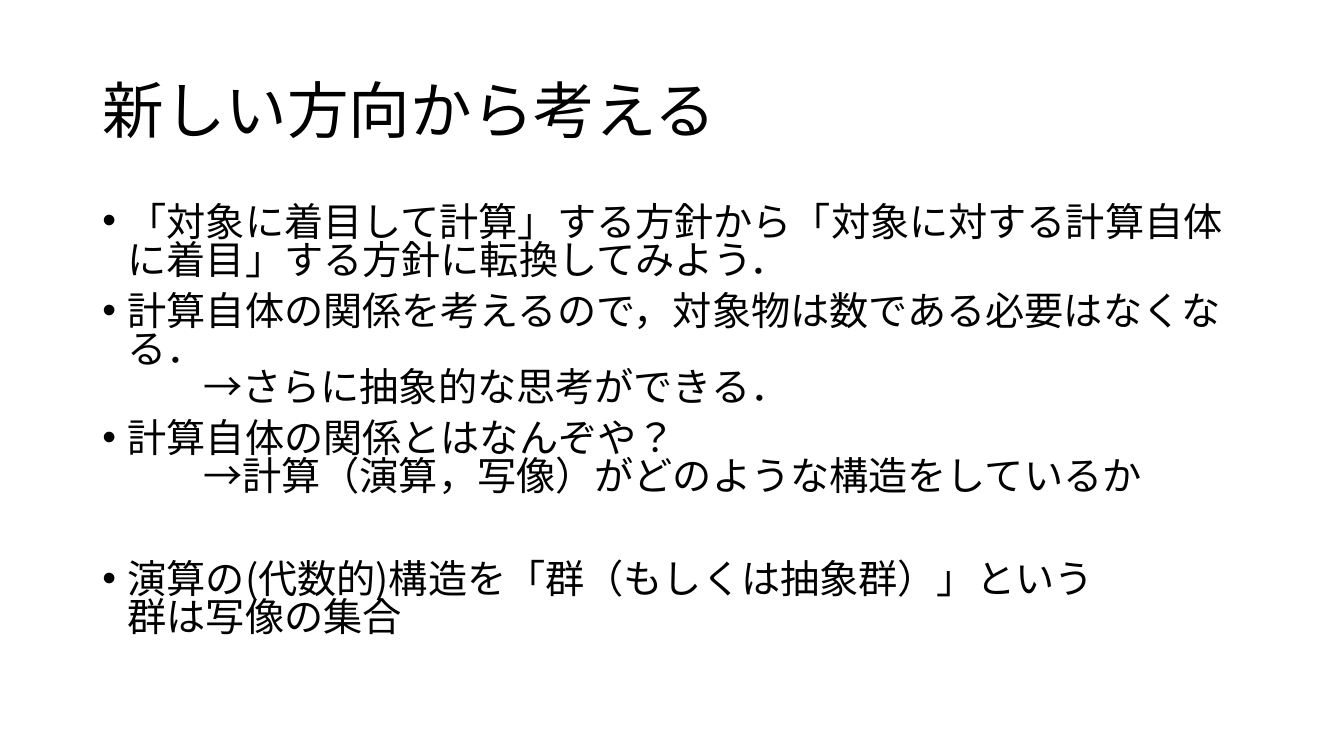
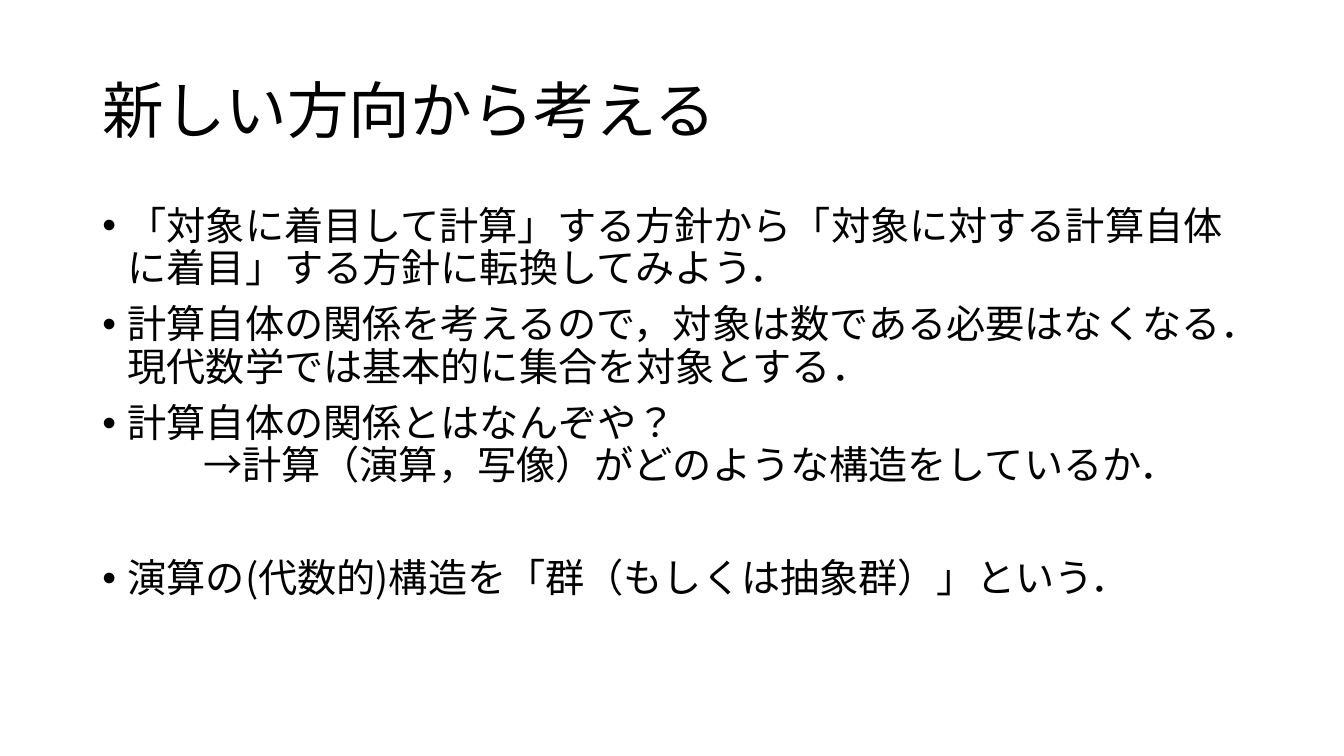
Before and after one commit to math-er/hyperbolic-space, a slide deck: slide 3 of 群の気持ち.pptx. Drawn at 1344x756 pixels with LibreOffice and Linux fonts; fonts in the diff are those of the drawing. Boxes give left, top, right and bottom in pixels: in the first picture for what was removed or moved away, otherwise in the second. Text is boxed around its words. In the diff, an @@ line names an element or a change of style, - is before the commit and + after.

```diff
--- a/群の気持ち.pptx
+++ b/群の気持ち.pptx
@@ text at (128,206,1223,286): line spacing 0.8 to 0.9 @@
@@ text at (128,305,1260,600): text changed @@
-• 計算自体の関係を考えるので，対象物は数である必要はなくなる．
-  →さらに抽象的な思考ができる．
-• 計算自体の関係とはなんぞや？
-  →計算（演算，写像）がどのような構造をしているか
-• 演算の(代数的)構造を「群（もしくは抽象群）」という
-  群は写像の集合
+• 計算自体の関係を考えるので，対象は数である必要はなくなる．現代数学では基本的に集合を対象とする．
+• 計算自体の関係とはなんぞや？
+  →計算（演算，写像）がどのような構造をしているか．
+• 演算の(代数的)構造を「群（もしくは抽象群）」という．
```
Also in this commit, not shown: 3 other slides changed, 1 slide added.
